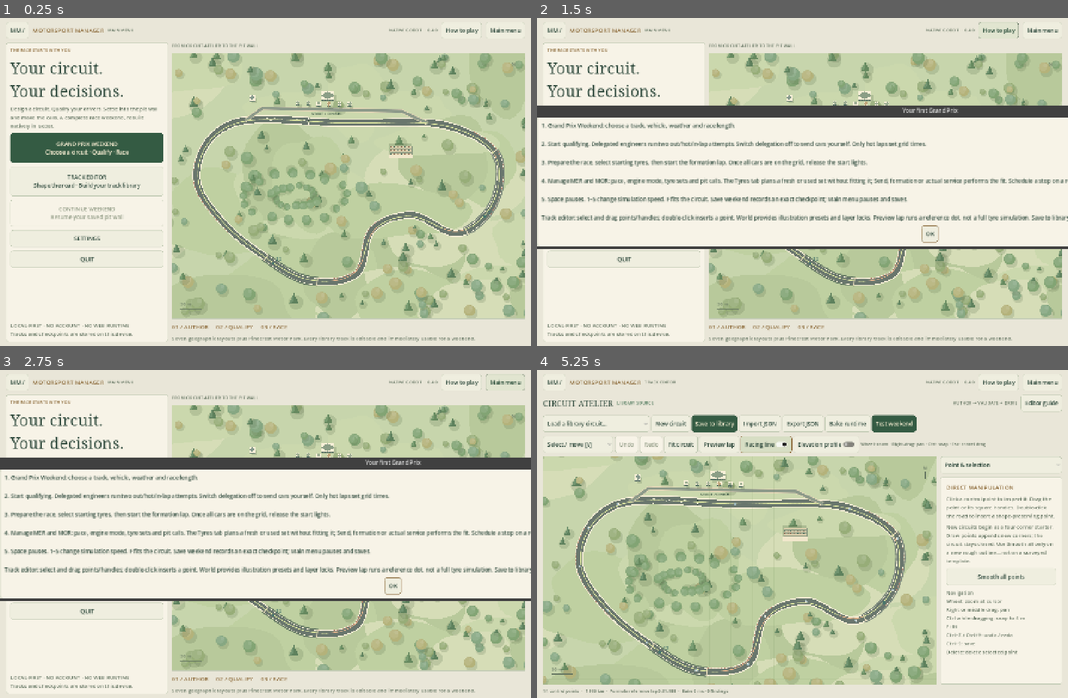
Above: before the commit, frames 1-4 (two rows, left to right).
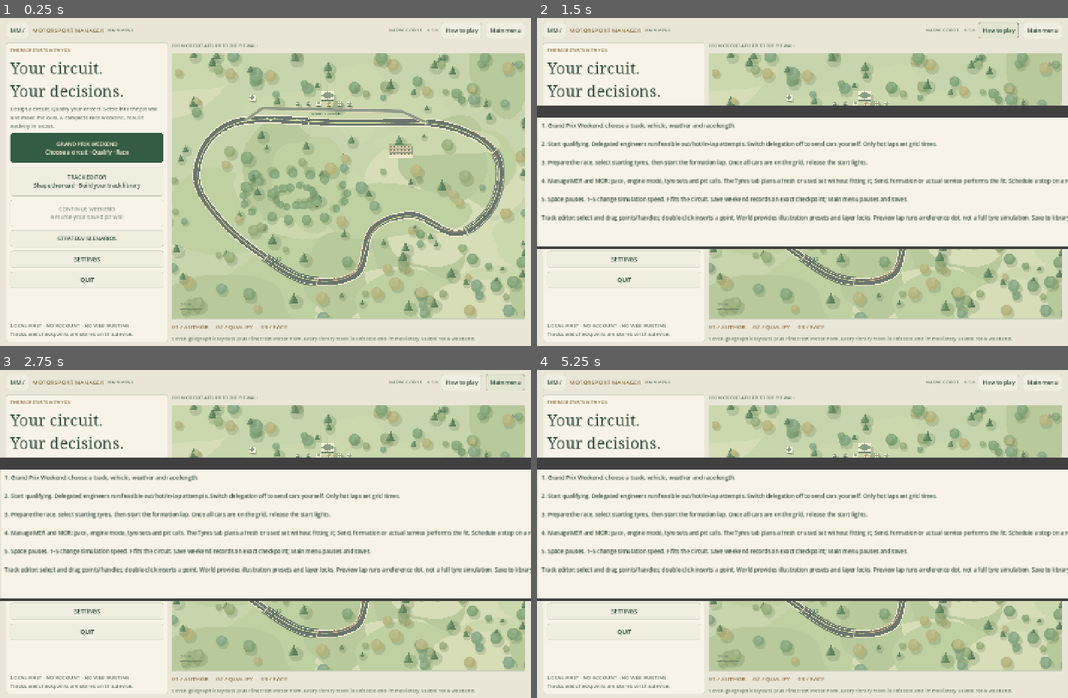
Above: after the commit, the same moments.

Repository: Luis85/motorsport-manager
Game: Godot game, scene res://scenes/main.tscn
Same seed, same stepped clock (60 frames per second), same inputs: the game is played once before the commit and once after it.
Inputs (mouse positions are in pixels of both pictures, inside the frame that each line leads up to):
- Up to frame 1 (0.25 s): no input
- Up to frame 2 (1.5 s): click "MM /" at 0.5 s; click "How to play" at 1.25 s
- Up to frame 3 (2.75 s): click "Main menu" at 2 s
- Up to frame 4 (5.25 s): click "GRAND PRIX WEEKEND Choose a c…" at 2.75 s; click (621, 589) at 3.5 s, where only the run after the commit has a clickable "STRATEGY SCENARIOS"; click (929, 586) at 4.25 s, where only the run before the commit has a clickable "OK"; click "TRACK EDITOR Shape the road ·…" at 5 s

The runs differ from the first frame. In frame 1, 0.2% of the frame differs, in the area x 2-82%, y 3-83%; in frame 2, 0.7%; in frame 3, 0.7%; in frame 4, 65%, in the area x 0-100%, y 3-99%.

Commit message:
feat: launch the native strategy pit wall and four dry weekend scenarios

Diff:
--- a/scripts/ui/main.gd
+++ b/scripts/ui/main.gd
@@ -6,7 +6,7 @@
 var editor: TrackEditor
 var library_canvas: TrackCanvas
 var selected_track: Dictionary
-var config = {"laps": 12, "qual_duration": 480, "scenario": "changeable", "intensity": "standard", "seed": 7314}
+var config = {"laps": 24, "qual_duration": 480, "scenario": "dry", "intensity": "standard", "seed": 7314}
 var vehicle = "Formula"
 var editor_draft: Dictionary = {}
 var draft_signature = ""
@@ -23,7 +23,7 @@
 	header.add_child(UI.label("MOTORSPORT MANAGER", 16, UI.ACCENT))
 	location_label = UI.label("MAIN MENU", 12, UI.MUTED); header.add_child(location_label)
 	var spacer = Control.new(); spacer.size_flags_horizontal = Control.SIZE_EXPAND_FILL; header.add_child(spacer)
-	header.add_child(UI.label("NATIVE GODOT  ·  0.4.0", 12, UI.MUTED))
+	header.add_child(UI.label("NATIVE GODOT  ·  0.5.0", 12, UI.MUTED))
 	return_editor_button = UI.button("Return to editor", func(): show_editor())
 	header.add_child(return_editor_button)
 	header.add_child(UI.button("How to play", show_help))
@@ -51,6 +51,7 @@
 	var track_editor_button = UI.button("TRACK EDITOR\nShape the road · Build your track library", func(): show_editor()); track_editor_button.custom_minimum_size.y = 80; menu.add_child(track_editor_button)
 	var continue_button = UI.button("CONTINUE WEEKEND\nResume your saved pit wall", continue_weekend); continue_button.custom_minimum_size.y = 72
 	continue_button.disabled = App.weekend == null and not FileAccess.file_exists(App.checkpoint_path); menu.add_child(continue_button)
+	menu.add_child(UI.button("STRATEGY SCENARIOS", show_strategy_scenarios))
 	menu.add_child(UI.button("SETTINGS", show_settings))
 	menu.add_child(UI.button("QUIT", request_quit))
 	var spacer = Control.new(); spacer.size_flags_vertical = Control.SIZE_EXPAND_FILL; menu.add_child(spacer)
@@ -118,7 +119,10 @@
 	controls.add_child(UI.option(TrackGeometry.PRESETS.keys(), func(index): vehicle = TrackGeometry.PRESETS.keys()[index]; refresh.call(), TrackGeometry.PRESETS.keys().find(vehicle)))
 	controls.add_child(UI.label("WEATHER", 12, UI.MUTED))
 	controls.add_child(UI.option(["Changing skies", "Dry", "Wet → drying"], func(index): config.scenario = ["changeable", "dry", "wet"][index], ["changeable", "dry", "wet"].find(config.scenario)))
-	controls.add_child(UI.label("LAPS", 12, UI.MUTED)); controls.add_child(UI.spin(config.laps, 1, 100, 1, func(value): config.laps = int(value)))
+	controls.add_child(UI.label("LAPS", 12, UI.MUTED))
+	var lap_input = UI.spin(config.laps, 1, 100, 1, func(value): config.laps = int(value)); controls.add_child(lap_input)
+	controls.add_child(UI.option(["Standard · 24 laps", "Quick · 12 laps", "Custom · uncalibrated"], func(index):
+		if index < 2: lap_input.value = [24, 12][index], 0 if config.laps == 24 else (1 if config.laps == 12 else 2)))
 	controls.add_child(UI.label("QUAL MIN", 12, UI.MUTED)); controls.add_child(UI.spin(config.qual_duration / 60, 2, 30, 1, func(value): config.qual_duration = value * 60))
 	controls.add_child(UI.option(["Standard incidents", "Calm / testing", "Volatile"], func(index): config.intensity = ["standard", "calm", "volatile"][index], ["standard", "calm", "volatile"].find(config.intensity)))
 	controls.add_child(UI.label("SEED", 12, UI.MUTED)); controls.add_child(UI.spin(config.seed, 0, 4294967295, 1, func(value): config.seed = int(value)))
@@ -130,7 +134,7 @@
 			var findings = TrackDiagnostics.inspect(geometry)
 			if TrackDiagnostics.blocking(findings):
 				UI.notify(self, "Circuit needs attention", "The circuit has a blocking crossing. Open it in the editor and review Checks before driving."); return
-			App.weekend = RaceSim.new(geometry, config)
+			App.weekend = StrategyRaceSim.new(geometry, config)
 			App.weekend.speed = App.settings.speed
 			show_weekend()
 		if App.weekend != null and App.weekend.phase not in ["results", "briefing"]:
@@ -141,7 +145,8 @@
 
 func show_weekend() -> void:
 	clear_screen("weekend")
-	var view = WeekendView.new(); view.configure(App.weekend); content.add_child(view)
+	var view = StrategyWeekendView.new() if App.weekend is StrategyRaceSim else WeekendView.new()
+	view.configure(App.weekend); content.add_child(view)
 	view.new_weekend_requested.connect(show_library)
 
 func continue_weekend() -> void:
@@ -181,7 +186,7 @@
 	list.add_child(UI.paragraph("Godot 4.7.2 · Standard GDScript · Compatibility renderer\nTrack authoring and top-down weekend simulation. No browser, npm, .NET or external plugins are required. Company management is not part of this iteration."))
 
 func show_help() -> void:
-	UI.notify(self, "Your first Grand Prix", "1. Grand Prix Wee …(64 unchanged characters)… art qualifying. Delegated engineers run two out/hot/in-lap attempts. Switch delegation off to send cars yourself. Only hot laps set grid times.\n\n3. Prepare the race, select starting tyres, then start the formation lap. Once all cars are on the grid, release the start lights.\n\n4. Manage MER and MOR: pace, engine mode, tyre sets and pit calls. The Tyres tab plans a fresh or used set without fitting it; Send, formation or actual service performs the fit. Schedule a stop on a reachable racing lap. Rain changes the surface gradually. A pit call turns automatic strategy off.\n\n5. Space pauses. 1–5 change simulat …(354 unchanged characters)…
+	UI.notify(self, "Your first Grand Prix", "1. Grand Prix Wee …(64 unchanged characters)… art qualifying. Delegated engineers run feasible out/hot/in-lap attempts. Switch delegation off to send cars yourself. Only hot laps set grid times.\n\n3. Prepare the race, select starting tyres, then start the formation lap. Once all cars are on the grid, release the start lights.\n\n4. Manage MER and MOR: pace, engine mode, tyre sets and pit calls. The Tyres tab plans a fresh or used set without fitting it; Send, formation or actual service performs the fit. Schedule a stop on a reachable racing lap. Rain changes the surface gradually. A pit call takes only pit ownership. Use Strategy → Plan for approved windows, Control for domain ownership and temporary overrides, and Debrief for measured consequences.\n\n5. Space pauses. 1–5 change simulat …(354 unchanged characters)…
 
 func request_quit() -> void:
 	if editor:
@@ -193,3 +198,24 @@
 
 func _notification(what: int) -> void:
 	if what == NOTIFICATION_WM_CLOSE_REQUEST: request_quit()
+
+func show_strategy_scenarios() -> void:
+	clear_screen("strategy_scenarios")
+	content.add_child(UI.label("Strategy, not scripted victories", 30))
+	content.add_child(UI.paragraph("Dry calibration scenarios begin at briefing with disclosed approved plans. You can change them. All twelve cars retain normal resources and rules; calm incident mode is disclosed, not a hidden advantage."))
+	var scroll = ScrollContainer.new(); scroll.size_flags_vertical = Control.SIZE_EXPAND_FILL; content.add_child(scroll)
+	var entries = UI.vbox(scroll, true)
+	for recipe in WeekendScenarios.catalog():
+		if not WeekendScenarios.valid(recipe): continue
+		var panel = UI.panel(); entries.add_child(panel); var body = UI.vbox(panel)
+		body.add_child(UI.label(recipe.title, 20, UI.ACCENT))
+		body.add_child(UI.paragraph(recipe.objective + "\n" + recipe.hint))
+		body.add_child(UI.button("Open %d-lap scenario · seed %d" % [recipe.laps, recipe.seed], func():
+			var start = func():
+				var candidate = WeekendScenarios.build(recipe, App.library)
+				if candidate == null: UI.notify(self, "Scenario unavailable", "The scenario, track or initial plan is invalid."); return
+				App.weekend = candidate; App.weekend.speed = App.settings.speed; show_weekend()
+			if App.weekend != null and App.weekend.phase not in ["results", "briefing"]:
+				var confirm = ConfirmationDialog.new(); confirm.title = "Replace the active weekend?"; confirm.dialog_text = "A scenario starts a new weekend. Export the current evidence before replacing it."
+				add_child(confirm); confirm.confirmed.connect(func(): confirm.queue_free(); start.call()); confirm.canceled.connect(confirm.queue_free); confirm.popup_centered()
+			else: start.call(), true))
